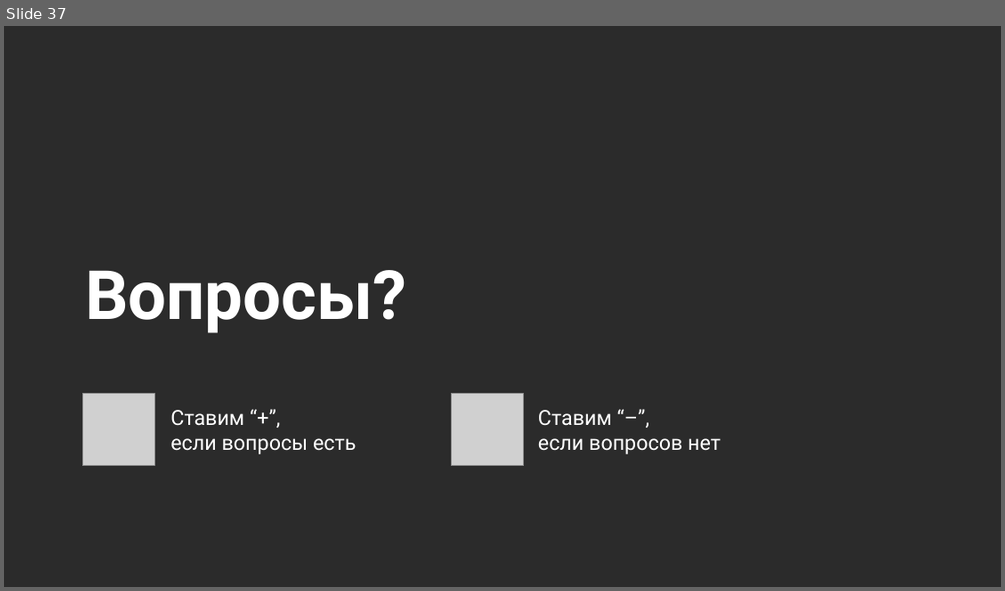
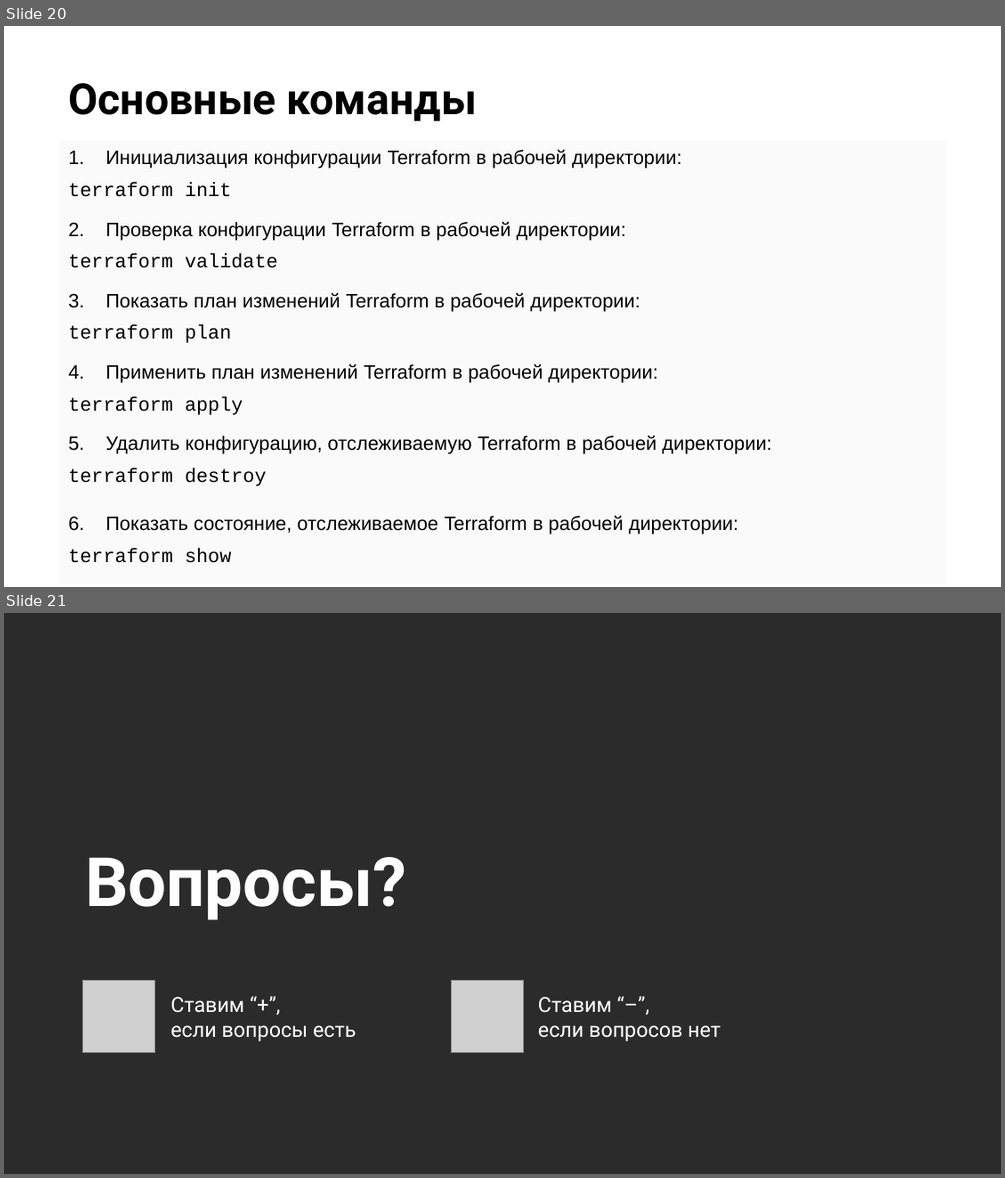
Before and after one commit to stureiko/Otus_lectures, a slide deck: MLOps/12 - Облачная инфраструктура/Presentation/Cloud infrastructure.pptx. Shown one above the other, each under a label of ours: slide 37 before the commit, slides 20 and 21 after it. The pictures are 1005x591 and 1005x1178 pixels, drawn with LibreOffice and Linux fonts; fonts in the diff are those of the drawing; grey boxes stand for pictures; background and template pictures are left out; a plain dark background stands for a picture behind light text. Boxes give left, top, right and bottom in pixels: in the first picture for what was removed or moved away, otherwise in the second. Text is boxed around its words. In the diff, an @@ line names an element or a change of style, - is before the commit and + after.

Commit message:
terraform scripts updated

```diff
--- a/MLOps/12 - Облачная инфраструктура/Presentation/Cloud infrastructure.pptx
+++ b/MLOps/12 - Облачная инфраструктура/Presentation/Cloud infrastructure.pptx
@@ slide 20 added at (4,26,1001,587), background picture (left out) @@
@@ title added at (68,83,477,121), 31 pt, text #000000, bold @@
+Основные команды
@@ text added at (68,149,771,563), 14 pt, text #000000 @@
+1. Инициализация конфигурации Terraform в рабочей директории:
+terraform init
+2. Проверка конфигурации Terraform в рабочей директории:
+terraform validate
+3. Показать план изменений Terraform в рабочей директории:
+terraform plan
+4. Применить план изменений Terraform в рабочей директории:
+terraform apply
+5. Удалить конфигурацию, отслеживаемую Terraform в рабочей директории:
+terraform destroy
+6. Показать состояние, отслеживаемое Terraform в рабочей директории:
+terraform show
@@ what was slide 37 is now slide 21 @@
```
Also in this commit, not shown: 8 slides changed, 11 other slides added, 31 slides removed, 4 other files.
